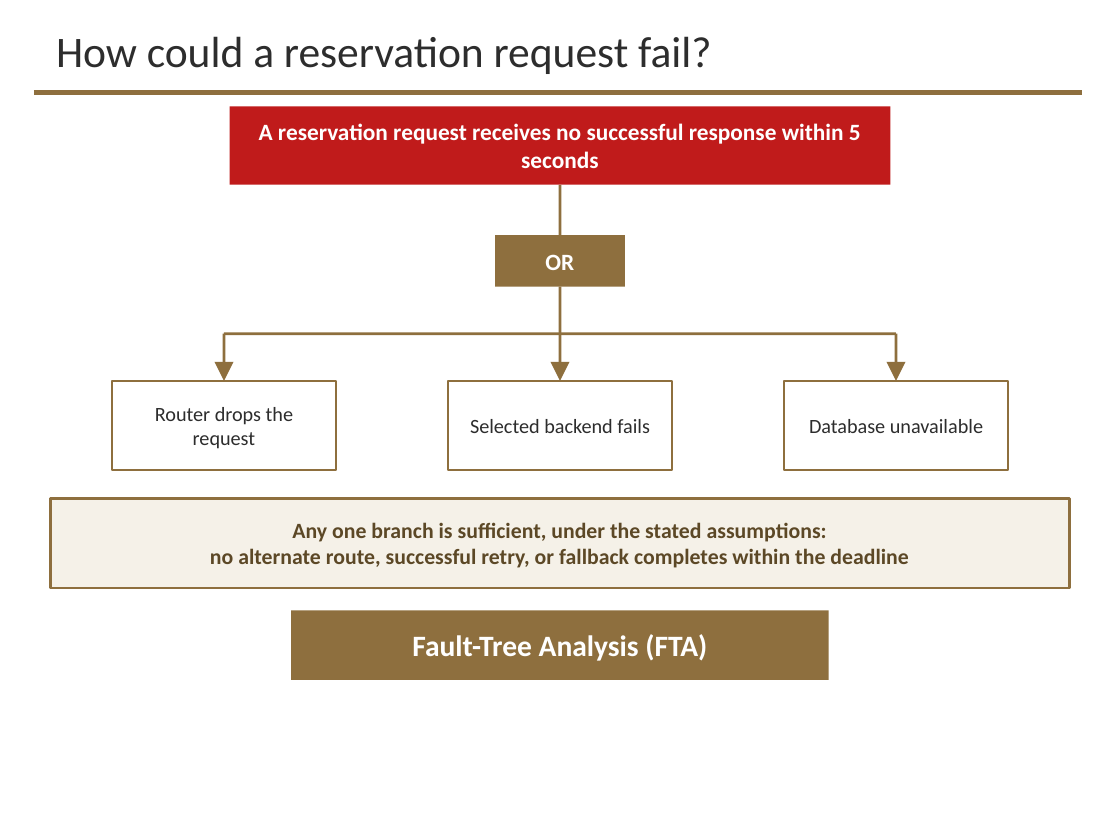
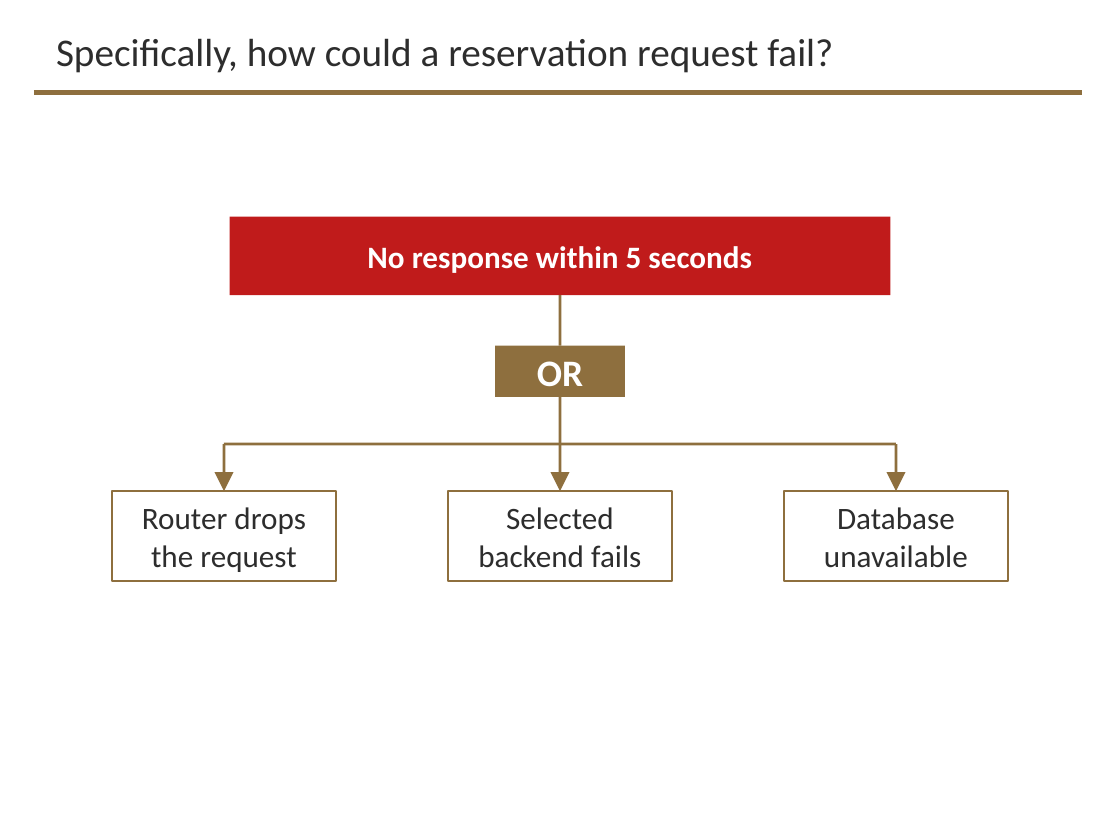
Before and after one commit to davisjam/model-based-agentic-software-engineering, a slide deck: slide 14 of course/lectures/act-3-software-in-the-world/04-performance-and-reliability/3-4-Performance-and-Reliability-2-Reliability-Engineering.pptx (slide 13 before the commit). Drawn at 1120x840 pixels with LibreOffice and Linux fonts; fonts in the diff are those of the drawing; background and template pictures are left out. Boxes give left, top, right and bottom in pixels: in the first picture for what was removed or moved away, otherwise in the second. Text is boxed around its words. In the diff, an @@ line names an element or a change of style, - is before the commit and + after.

```diff
--- a/course/lectures/act-3-software-in-the-world/04-performance-and-reliability/3-4-Performance-and-Reliability-2-Reliability-Engineering.pptx
+++ b/course/lectures/act-3-software-in-the-world/04-performance-and-reliability/3-4-Performance-and-Reliability-2-Reliability-Engineering.pptx
@@ title at <box>56,38,833,73</box>: text changed; size 28 to 25.2 pt @@
-How could a reservation request fail?
+Specifically, how could a reservation request fail?
@@ 13 rectangles, 3 triangles: place and size @@
-13 rectangles, 3 triangles at <box>112,106,1008,470</box>
+13 rectangles, 3 triangles at <box>112,217,1008,581</box>
@@ text in rectangle at <box>367,246,752,273</box>: text changed; size 15 to 20 pt @@
-A reservation request receives no successful response within 5 seconds
+No response within 5 seconds
@@ rectangle "OR" at <box>495,346,625,398</box>: size 15 to 24 pt @@
@@ rectangle removed at <box>50,498,1070,588</box> @@
-Any one branch is sufficient, under the stated assumptions:
-no alternate route, successful retry, or fallback completes within the deadline
@@ size 13 to 20 pt in 3 elements at <box>112,492,336,581</box>, <box>448,492,672,581</box>, <box>784,492,1008,581</box> @@
@@ rectangle removed at <box>291,610,829,680</box> @@
-Fault-Tree Analysis (FTA)
```
Also in this commit, not shown: 19 other slides changed, 7 slides added, 52 slides removed.
